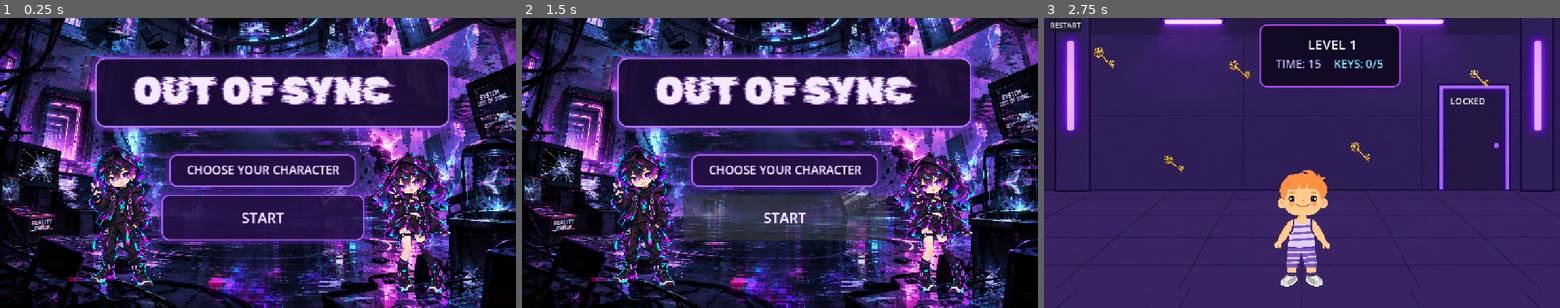
Above: before the commit, frames 1-3 (left to right).
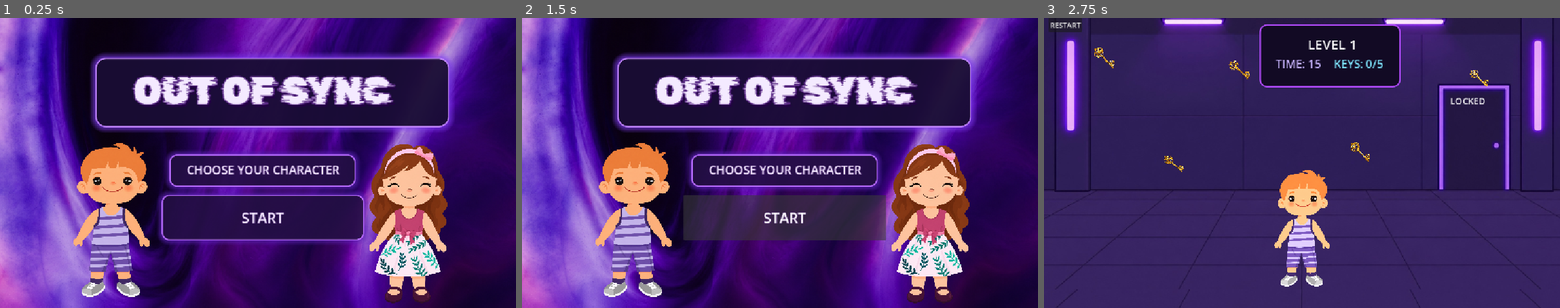
Above: after the commit, the same moments.

Repository: zemaldars01-png/out-of-sync-game
Game: Godot game, scene res://title_screen.tscn
The game is run twice, just before and just after one commit, with the same random seed, the same clock (stepped at 60 frames per second) and the same inputs.
Inputs (mouse positions are in pixels of both pictures, inside the frame that each line leads up to; where the layout moved, square brackets give the same spot in the first picture):
- Up to frame 1 (0.25 s): no input
- Up to frame 2 (1.5 s): click "START" at 0.5 s; click "START" at 1.25 s
- Up to frame 3 (2.75 s): click (1162, 223) [1162, 218] at 2 s

The runs differ from the first frame. In frame 1, 68% of the frame differs, in the area x 0-100%, y 0-100%; in frame 2, 71%; in frame 3, nothing differs.

Commit message:
Update title screen

Diff:
--- a/title_screen.tscn
+++ b/title_screen.tscn
@@ -1,11 +1,11 @@
 [gd_scene format=3 uid="uid://btv1to7eqvcov"]
 
 [ext_resource type="Script" uid="uid://djsqu3byyro3v" path="res://title_screen.gd" id="1_ak2if"]
-[ext_resource type="Texture2D" uid="uid://1rj4exo6prob" path="res://out of sync.png" id="1_v6p8y"]
-[ext_resource type="Texture2D" uid="uid://b025dgt7wpeek" path="res://boy.png" id="3_05l2w"]
+[ext_resource type="Texture2D" uid="uid://dwivipv103itg" path="res://backgroundcanva.png" id="2_tpml5"]
 [ext_resource type="FontFile" uid="uid://2qqcypu0ms2l" path="res://RubikGlitch-Regular.ttf" id="3_tpml5"]
-[ext_resource type="Texture2D" uid="uid://bgjvkim5u6m5y" path="res://girl.png" id="4_hafda"]
 [ext_resource type="AudioStream" uid="uid://bma8o75q0bvjs" path="res://music2.mp3" id="5_hafda"]
+[ext_resource type="Texture2D" uid="uid://bhk88bhii4b28" path="res://girlcanva.png" id="5_jqemp"]
+[ext_resource type="Texture2D" uid="uid://3eaqf2nwudc3" path="res://boycanva.png" id="6_013yr"]
 
 [sub_resource type="StyleBoxFlat" id="StyleBoxFlat_721py"]
 bg_color = Color(0.050980393, 0.02745098, 0.11764706, 0.8509804)
@@ -37,24 +37,31 @@
 
 [node name="TitleScreen" type="Control" unique_id=1685420629]
 layout_mode = 3
-anchors_preset = 0
-offset_right = 1152.0
-offset_bottom = 648.0
+anchors_preset = 15
+anchor_right = 1.0
+anchor_bottom = 1.0
+grow_horizontal = 2
+grow_vertical = 2
 script = ExtResource("1_ak2if")
+
+[node name="VideoBackground" type="VideoStreamPlayer" parent="." unique_id=1856991642]
+layout_mode = 0
+offset_top = -1.0
+offset_right = 40.0
+offset_bottom = 39.0
 
 [node name="Background" type="TextureRect" parent="." unique_id=1033082995]
 layout_mode = 1
 anchors_preset = -1
 anchor_right = 1.0
 anchor_bottom = 0.998
-offset_left = 1.0
 offset_top = -1.0
 offset_right = 1.0
 offset_bottom = 0.29595947
 grow_horizontal = 2
 grow_vertical = 2
 mouse_filter = 2
-texture = ExtResource("1_v6p8y")
+texture = ExtResource("2_tpml5")
 expand_mode = 1
 
 [node name="TitlePanel" type="Panel" parent="." unique_id=489090103]
@@ -133,20 +140,18 @@
 [node name="BoyButton" type="TextureButton" parent="ChooseLabel" unique_id=1583981054]
 layout_mode = 0
 offset_left = -260.0
-offset_top = -35.0
+offset_top = -42.0
 offset_right = -40.0
-offset_bottom = 295.0
-texture_normal = ExtResource("3_05l2w")
+offset_bottom = 331.0
 ignore_texture_size = true
 stretch_mode = 5
 
 [node name="GirlButton" type="TextureButton" parent="ChooseLabel/BoyButton" unique_id=1243933417]
 layout_mode = 0
 offset_left = 653.0
-offset_top = 17.0
+offset_top = -1.0
 offset_right = 873.0
-offset_bottom = 347.0
-texture_normal = ExtResource("4_hafda")
+offset_bottom = 361.0
 ignore_texture_size = true
 stretch_mode = 5
 
@@ -154,6 +159,16 @@
 stream = ExtResource("5_hafda")
 autoplay = true
 
+[node name="GirlSprite" type="Sprite2D" parent="." unique_id=1970519840]
+position = Vector2(910.00006, 458.00003)
+scale = Vector2(0.25, 0.25)
+texture = ExtResource("5_jqemp")
+
+[node name="BoySprite" type="Sprite2D" parent="." unique_id=496357258]
+position = Vector2(247.04001, 451.72003)
+scale = Vector2(0.25, 0.23734373)
+texture = ExtResource("6_013yr")
+
 [connection signal="pressed" from="StartButton" to="." method="_on_start_button_pressed"]
 [connection signal="pressed" from="ChooseLabel/BoyButton" to="." method="_on_boy_button_pressed"]
 [connection signal="pressed" from="ChooseLabel/BoyButton/GirlButton" to="." method="_on_girl_button_pressed"]
